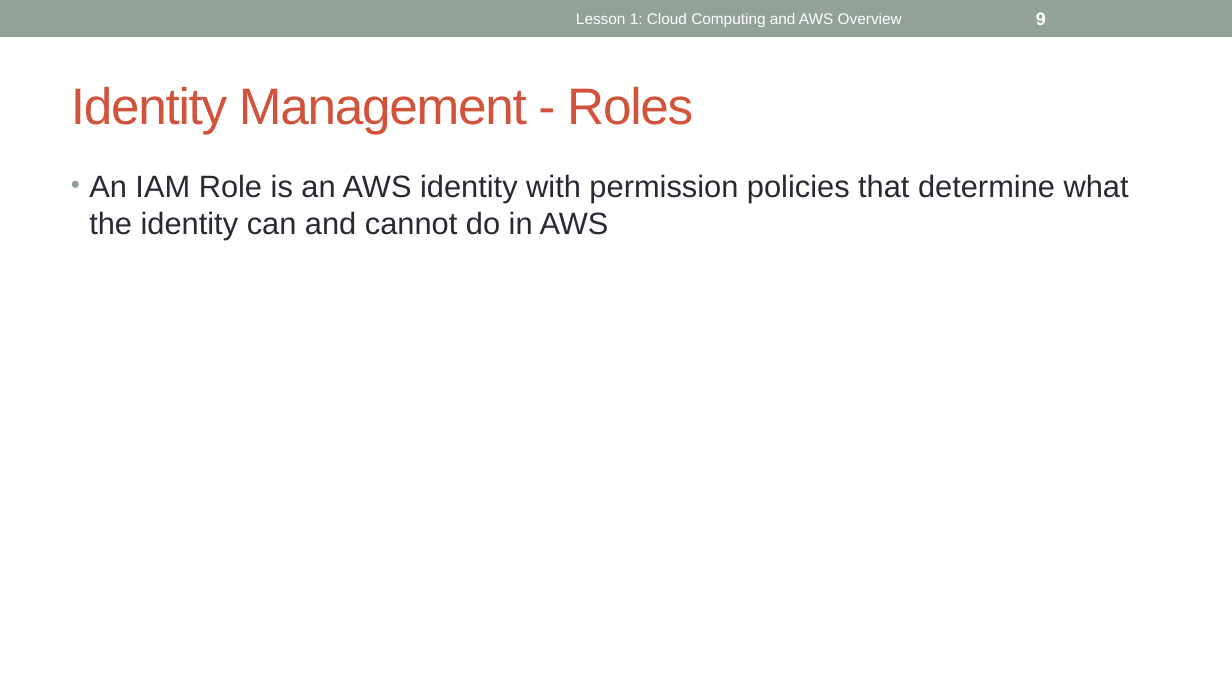
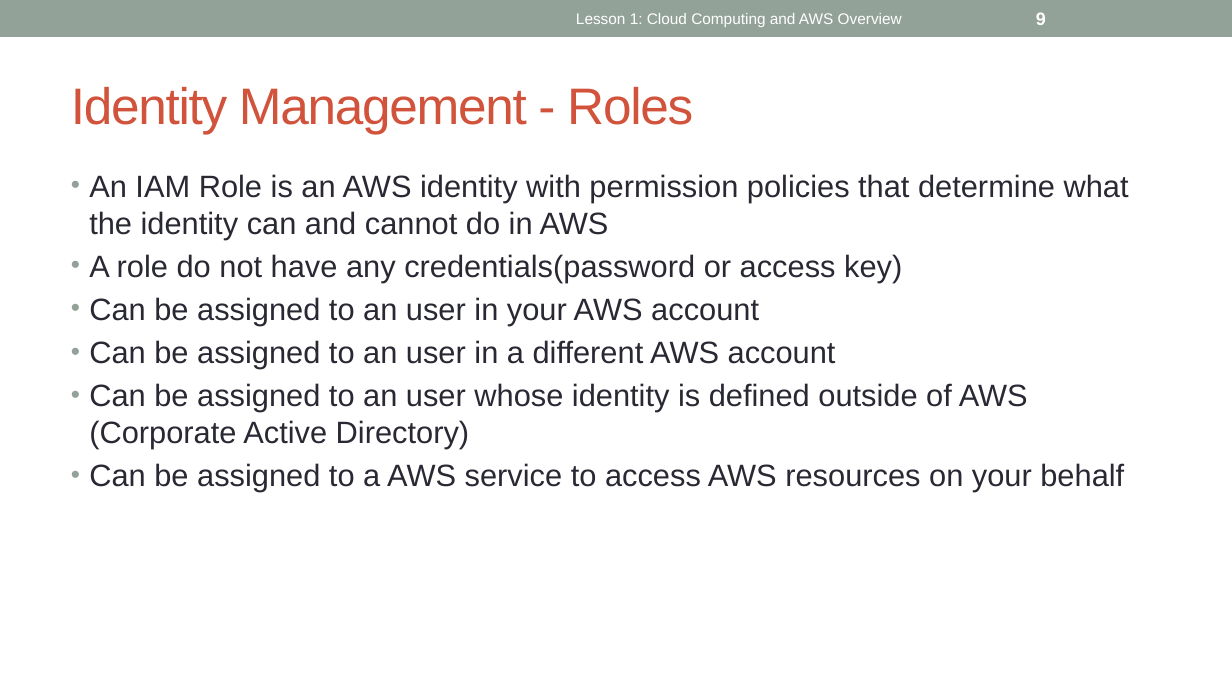
Before and after one commit to ignis01/aws101, a slide deck: slide 9 of aws101-2.pptx. Drawn at 1232x693 pixels with LibreOffice and Linux fonts; fonts in the diff are those of the drawing. Boxes give left, top, right and bottom in pixels: in the first picture for what was removed or moved away, otherwise in the second. Text is boxed around its words. In the diff, an @@ line names an element or a change of style, - is before the commit and + after.

Commit message:
update deck

```diff
--- a/aws101-2.pptx
+++ b/aws101-2.pptx
@@ text at (x1=89, y1=254, x2=1124, y2=492): paragraphs added @@
+• A role do not have any credentials(password or access key)
+• Can be assigned to an user in your AWS account
+• Can be assigned to an user in a different AWS account
+• Can be assigned to an user whose identity is defined outside of AWS (Corporate Active Directory)
+• Can be assigned to a AWS service to access AWS resources on your behalf
```
Also in this commit, not shown: 1 other slide changed, 2 slides added.
